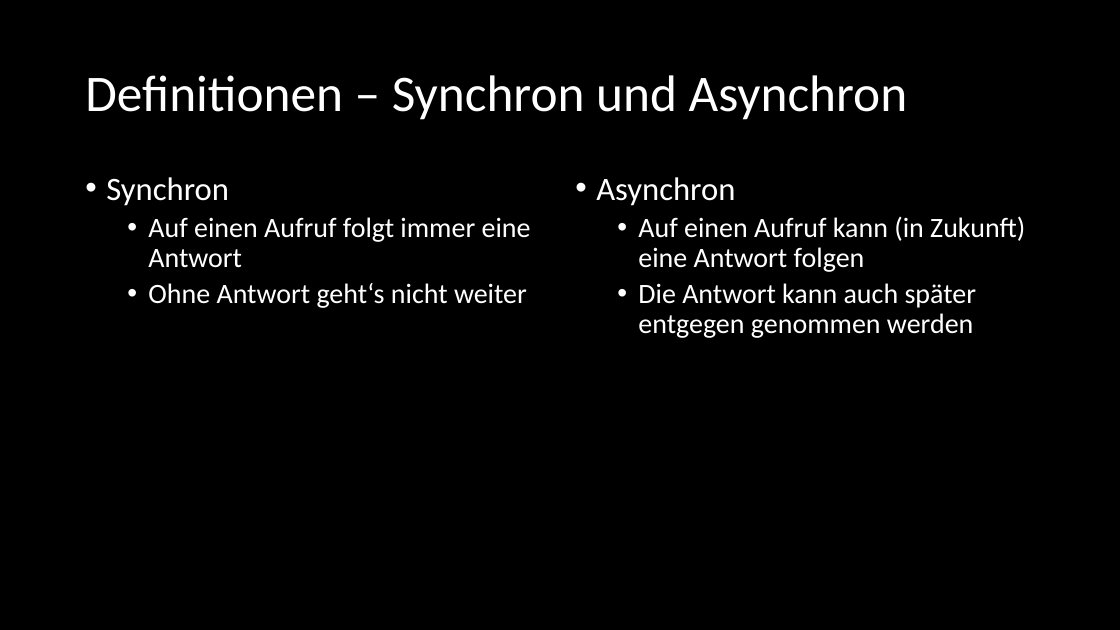
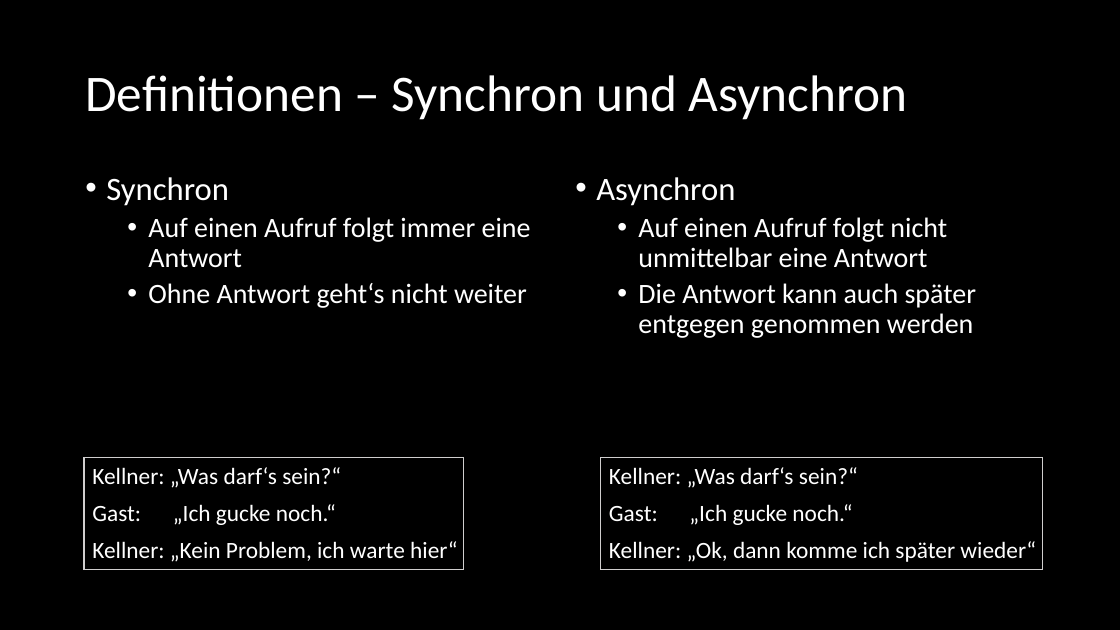
Before and after one commit to twobiers/webtech-workshop-js-async, a slide deck: slide 6 of slides/Presentation.pptx (slide 4 before the commit). Drawn at 1120x630 pixels with LibreOffice and Linux fonts; fonts in the diff are those of the drawing. Boxes give left, top, right and bottom in pixels: in the first picture for what was removed or moved away, otherwise in the second. Text is boxed around its words. In the diff, an @@ line names an element or a change of style, - is before the commit and + after.

```diff
--- a/slides/Presentation.pptx
+++ b/slides/Presentation.pptx
@@ text at box(638, 217, 947, 268): text changed @@
-  • Auf einen Aufruf kann (in Zukunft) eine Antwort folgen
+  • Auf einen Aufruf folgt nicht unmittelbar eine Antwort
@@ rectangle added at box(84, 457, 464, 570), outline #D0CECE 1 pt @@
@@ text added at box(92, 467, 457, 562), 20 pt, text #FFFFFF @@
+Kellner: „Was darf‘s sein?“
+Gast: „Ich gucke noch.“
+Kellner: „Kein Problem, ich warte hier“
@@ rectangle added at box(601, 457, 1044, 570), outline #D0CECE 1 pt @@
@@ text added at box(609, 467, 1036, 562), 20 pt, text #FFFFFF @@
+Kellner: „Was darf‘s sein?“
+Gast: „Ich gucke noch.“
+Kellner: „Ok, dann komme ich später wieder“
```
Also in this commit, not shown: 5 other slides changed, 12 slides added, 6 other files.
